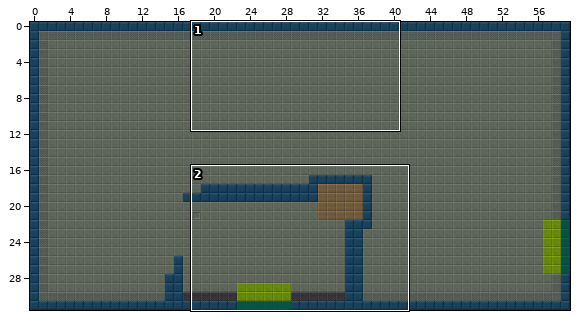
Two states of a Tiled map (JSON), public/maps/campaign_01_room_003.json. Above, an overview of the earlier version with the close-up marked.
Close-up. Before:
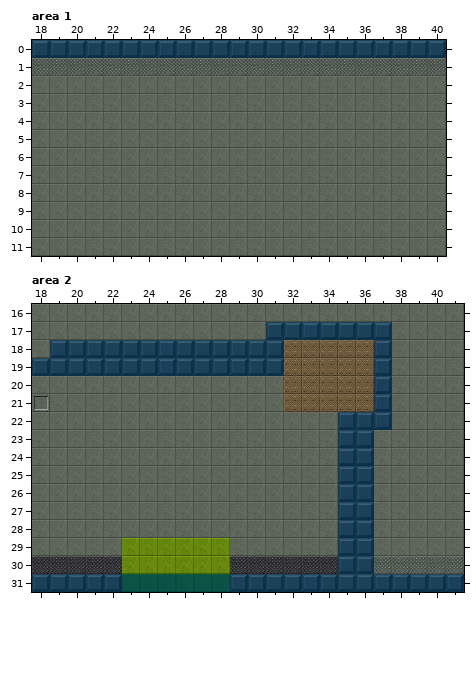
Cells are 32x32 px. Shown: area 1 x 18..40, y 0..11; area 2 x 18..41, y 16..31. The commit also changed other parts of the map, which this record leaves out.
After the commit:
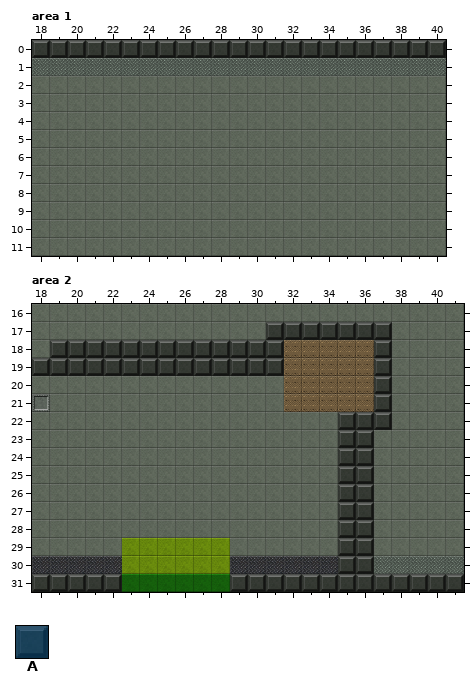
Key: from "collision_tiles": A 0.
_ is an empty cell.
See-through tiles are keyed as they look on the map.
Edits made:
Layer "collision" (now hidden), area 1:
y 0: x 18..40 AAAAAAAAAAAAAAAAAAAAAAA -> _______________________
Layer "collision" (now hidden), area 2:
y 17: x 31..37 AAAAAAA -> _______
y 18: x 19..31 AAAAAAAAAAAAA -> _____________; x 37 A -> _
y 19: x 18..31 AAAAAAAAAAAAAA -> ______________; x 37 A -> _
y 20..21: x 37 A -> _
y 22: x 35..37 AAA -> ___
y 23..30: x 35..36 AA -> __
y 31: x 18..41 AAAAAAAAAAAAAAAAAAAAAAAA -> ________________________
Boxes around the changes in both close-ups, in picture pixels (x1, y1, x2, y2):
removed: (32, 40, 446, 58)
removed: (32, 322, 464, 592)
